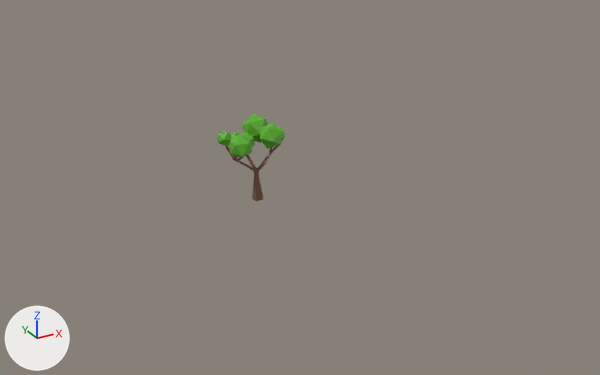
Renders of the FBX model Assets/Artists/Mylan/tree 1.fbx from each side of a commit.
The view is the same before and after, from a camera (50 mm lens) standing at (-15.28, -14.08, 8.92) and looking at (-6.38, 2.11, 0.83). Every picture has the same lights, and +X, +Y and +Z are marked at lower left. The picture after the commit comes second. Where no turn or scale is listed for an object, it has been applied to the vertices.

In view in the first picture: 'tree.001'.
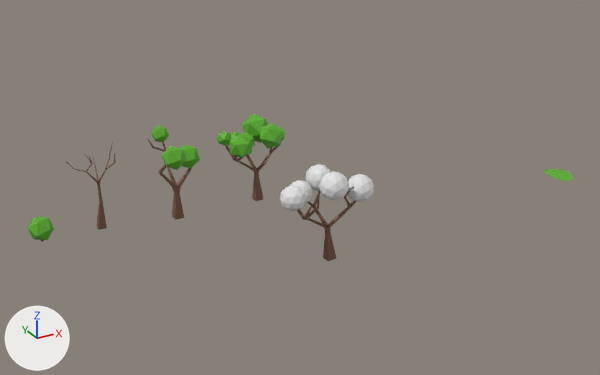
Where the newer file only moved an object's origin or applied its transform, the numbers keep the older frame.

Where the change shows, as pixel boxes (x1, y1, x2, y2) in the pictures (600 x 375 px):
'tree.002', added: after (147, 126, 200, 220)
'tree', added (brown): after (297, 186, 356, 262)
'Icosphere.002', added: after (319, 171, 349, 201)
'Icosphere.003', added: after (347, 174, 374, 203)
'Icosphere', added: after (280, 185, 306, 211)
'bush', added: after (27, 217, 54, 241)
'tree.003', added: after (66, 142, 116, 230)
'Icosphere.001', added: after (305, 164, 331, 191)
'leaf', added: after (544, 169, 573, 181)
'Icosphere.004', added: after (291, 180, 312, 204)

The change in detail:
Mesh me_plane_001 is new.
It has 2690 vertices, 2688 faces and spans x -0.307..0.307, y -0.414..0.414, z -0.03..0.029.
It uses material mat_material_001 (green #5ab024).
Mesh me_cube_004_1 is new.
It has 921 vertices, 928 faces and spans x -1.0..0.72, y -0.5..1.03, z -0.01..1.96.
It uses material mat_material (brown #76523b).
Mesh me_cube_003 is new.
It has 943 vertices, 945 faces and spans x -0.64..0.51, y -0.33..0.47, z -1.57..0.42.
It uses material mat_material (brown #76523b).
Mesh me_cube_002 is new.
It has 670 vertices, 697 faces and spans x -0.48..0.69, y -1.01..0.64, z -1.49..0.69.
Faces by material slot: [637, 60].
It uses material mat_material (brown #76523b).
It uses material mat_material_001 (green #5ab024).
Mesh me_icosphere_005 is new.
It is an icosphere of 80 faces spanning x -0.27..0.27, y -0.284..0.284, z -0.284..0.284.
Mesh me_icosphere_007 is new.
It is an icosphere of 80 faces spanning x -0.307..0.307, y -0.31..0.31, z -0.306..0.306.
Mesh me_icosphere_015 is new.
It has 434 vertices, 444 faces and spans x -0.301..0.302, y -0.26..0.267, z -0.343..0.23.
Faces by material slot: [20, 424].
It uses material mat_material_001 (green #5ab024).
It uses material mat_material (brown #76523b).
Mesh me_icosphere_006 is new.
It is an icosphere of 80 faces spanning x -0.298..0.298, y -0.303..0.303, z -0.303..0.303.
Object 'leaf' (ob_leaf) is new; it shows me_plane_001.
Its location is (0.0, 0.0, 0.66).
Object 'tree' (ob_tree) is new; it shows me_cube_004_1.
Its location is (-6.78, 0.0, 0.0).
Object 'tree.003' (ob_tree_003) is new; it shows me_cube_003.
Its location is (-10.76, 4.06, 1.57).
Object 'tree.002' (ob_tree_002) is new; it shows me_cube_002.
Its location is (-8.97, 3.75, 1.5).
Object 'Icosphere' (ob_icosphere) is new; it shows me_icosphere_005.
Its location is (-7.69, 0.04, 1.65).
Object 'Icosphere.004' (ob_icosphere_004) is new; it shows a copy of me_icosphere_005.
Its location is (-7.22, 0.58, 1.46).
Object 'Icosphere.002' (ob_icosphere_002) is new; it shows me_icosphere_007.
Its location is (-6.88, -0.29, 1.89).
Object 'bush' (ob_bush) is new; it shows me_icosphere_015.
Its location is (-12.2, 3.96, 0.33).
Object 'Icosphere.001' (ob_icosphere_001) is new; it shows me_icosphere_006.
Its location is (-6.63, 0.77, 1.63).
Object 'Icosphere.003' (ob_icosphere_003) is new; it shows a copy of me_icosphere_007.
Its location is (-6.15, -0.17, 1.63).
